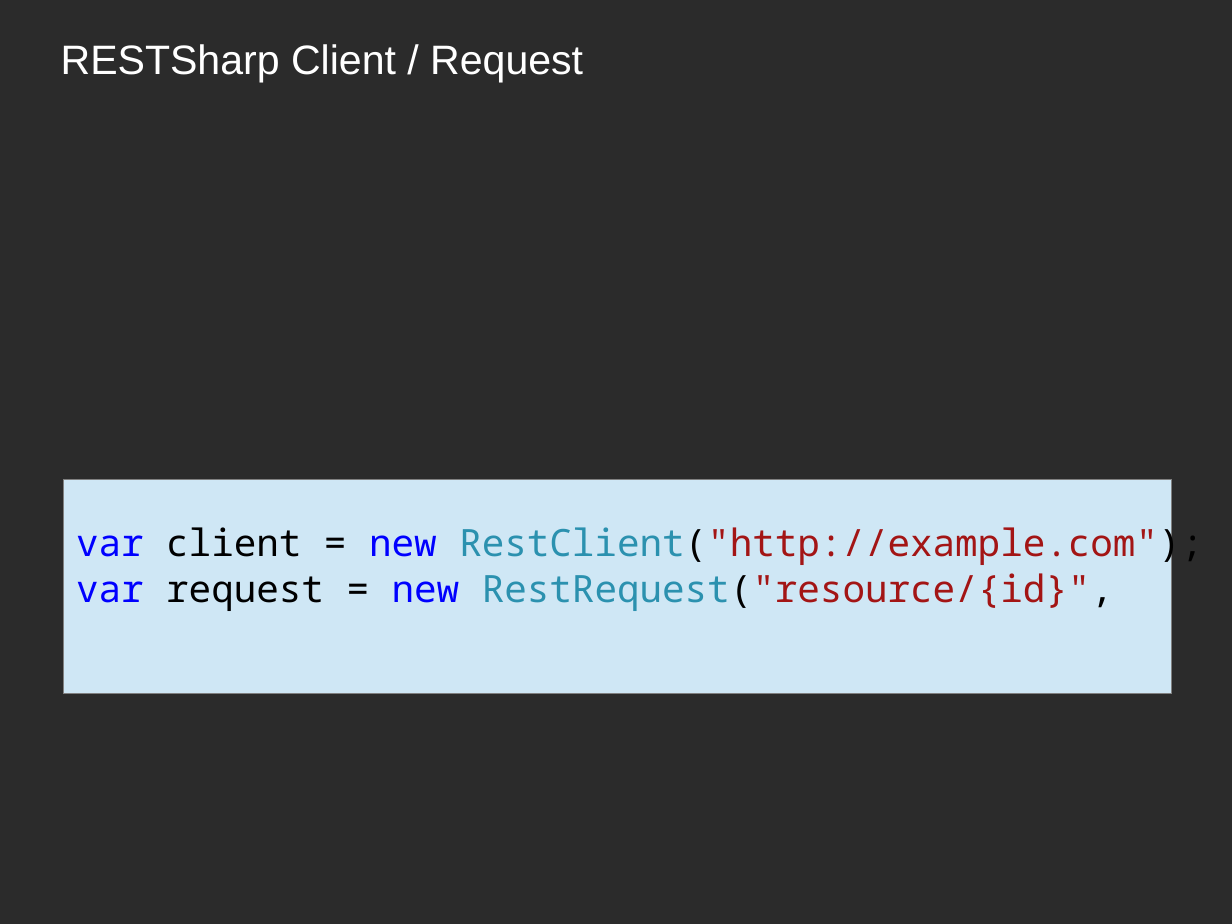
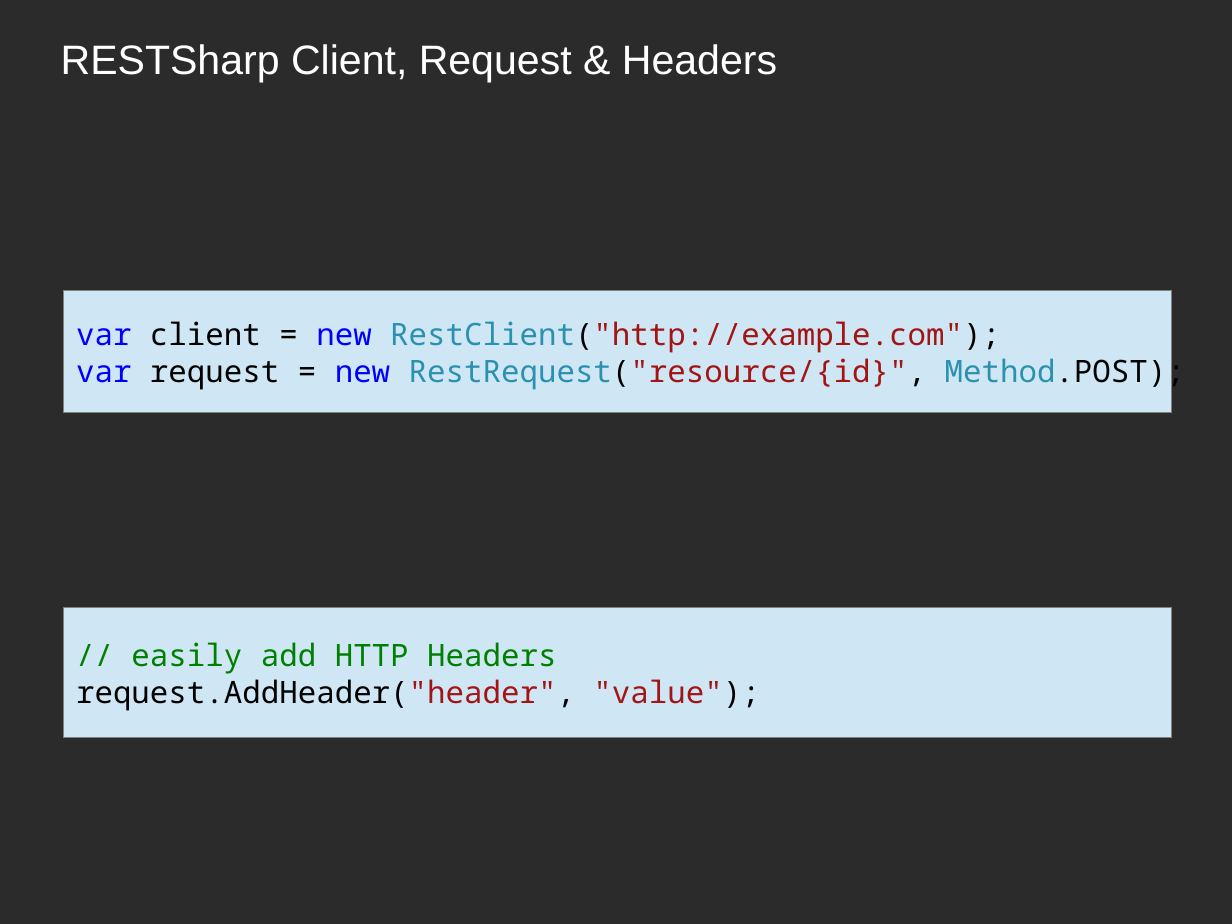
Before and after one commit to Timothep/MarathonWOShoes, a slide deck: slide 31 of BarefootMarathon.odp (slide 30 before the commit). Drawn at 1232x924 pixels with LibreOffice and Linux fonts; fonts in the diff are those of the drawing; background and template pictures are left out; a plain dark background stands for a picture behind light text. Boxes give left, top, right and bottom in pixels: in the first picture for what was removed or moved away, otherwise in the second. Text is boxed around its words. In the diff, an @@ line names an element or a change of style, - is before the commit and + after.

Commit message:
Further pass until middle of RestSharp

```diff
--- a/BarefootMarathon.odp
+++ b/BarefootMarathon.odp
@@ title at (61, 44, 777, 82): text changed @@
-RESTSharp Client / Request
+RESTSharp Client, Request & Headers
@@ rectangle "var client = new RestClient("http://example.com");": place and size @@
-rectangle "var client = new RestClient("http://example.com");" at (64, 480, 1172, 695)
+rectangle "var client = new RestClient("http://example.com");" at (64, 291, 1172, 413)
@@ text in rectangle at (76, 321, 1000, 353): size 22 to 18 pt in "var client = new RestClient("http://example.com");" @@
@@ text in rectangle at (76, 354, 1185, 391): text changed; size 22 to 18 pt @@
-var request = new RestRequest("resource/{id}",
-Method.POST);
+var request = new RestRequest("resource/{id}", Method.POST);
@@ rectangle added at (64, 607, 1172, 737), fill #CFE7F5, outline #808080 0 pt, 18 pt, text #008000 @@
+// easily add HTTP Headers
+request.AddHeader("header", "value");
```
Also in this commit, not shown: 23 other slides changed, 3 slides added, 3 slides removed, 4 other files.
